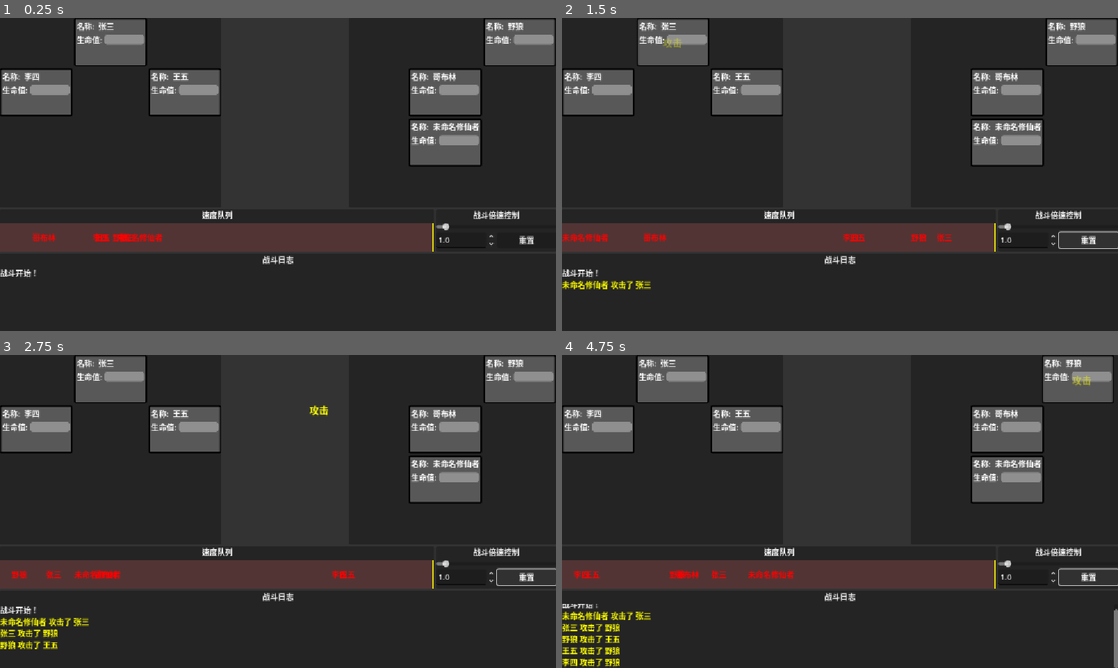
Above: before the commit, frames 1-4 (two rows, left to right).
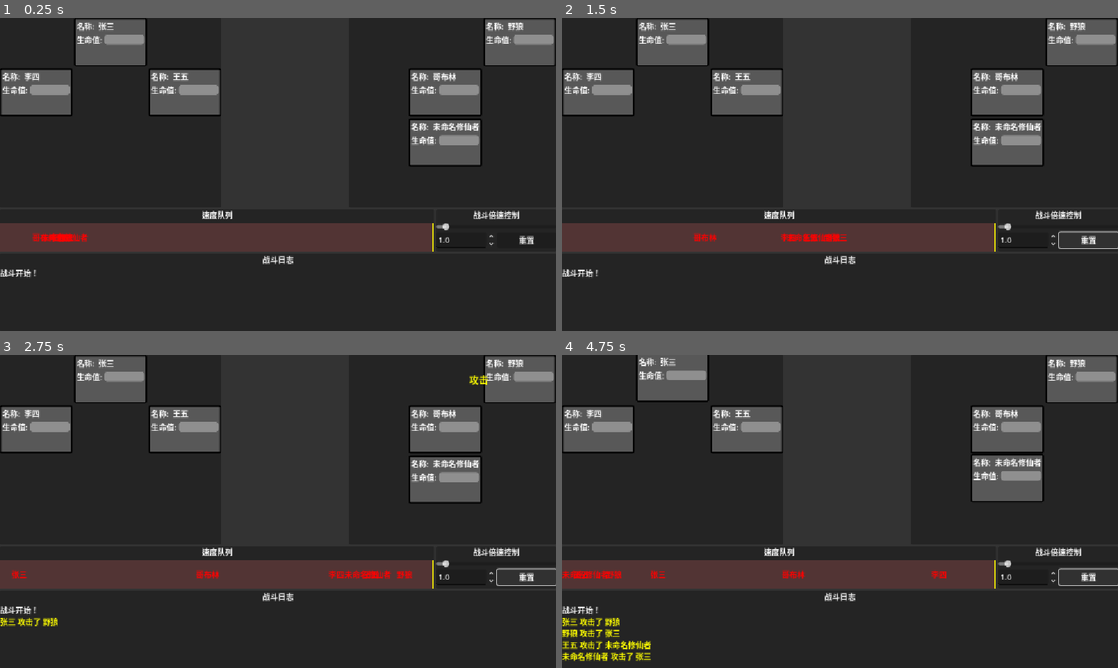
Above: after the commit, the same moments.

Repository: sevenyjl/Cultivation-Game
Game: Godot game, scene res://tscns/main.tscn
Two runs of this game, one before a commit and one after it. Both use one fixed random seed, a clock stepped at 60 frames per second and the inputs below.
Inputs:
- Up to frame 1 (0.25 s): no input
- Up to frame 2 (1.5 s): click "重置" at 0.5 s; click "重置" at 1.25 s
- Up to frame 3 (2.75 s): click "重置" at 2 s
- Up to frame 4 (4.75 s): no input

The runs differ from the first frame. In frame 1, 0.4% of the frame differs, in the area x 7-30%, y 68-72%; in frame 2, 1.3%; in frame 3, 1.5%; in frame 4, 4.1%, in the area x 0-100%, y 0-100%.

Commit message:
refactor(数值系统): 重构数值相关类并优化继承结构
将FixedValue和RangedValue统一继承自GrowthBase，提取公共方法get_current_value
移除CombatCultivation类，简化战斗相关逻辑
修改BaseCultivation使用新的数值类结构
更新UI组件以适应新的数值获取方式

Diff:
--- a/cultivation-godot/entity/Base修仙者.gd
+++ b/cultivation-godot/entity/Base修仙者.gd
@@ -17,7 +17,7 @@
 var hp_stats: RangedValue
 
 # 速度系统（使用固定值类管理）
-var speed_stats: FixedValue
+var speed_stats: RandomValue
 
 # 修炼境界
 enum CultivationRealm {
@@ -37,37 +37,21 @@
 
 func _init() -> void:
 	if hp_stats == null:
-		hp_stats = RangedValue.new(0, 100, 100, 20, 50, 10)
+		hp_stats = RangedValue.new()
+		hp_stats.min_value = 0
+		hp_stats.max_value = 100
+		hp_stats.current_value = 100
+		hp_stats.min_growth = 20
+		hp_stats.max_growth = 50
+		hp_stats.growth_factor = 10
 	if speed_stats == null:
-		speed_stats = FixedValue.new(10, 5, 15, 5)
-
-# 获取当前生命值
-func get_current_hp() -> float:
-	if hp_stats != null:
-		return hp_stats.get_value()
-	return 0
-
-# 设置当前生命值
-func set_current_hp(value: float) -> void:
-	if hp_stats != null:
-		hp_stats.set_value(value)
-
-# 获取最大生命值
-func get_max_hp() -> float:
-	if hp_stats != null:
-		return hp_stats.max_value
-	return 0
-
-# 获取速度值
-func get_speed() -> float:
-	if speed_stats != null:
-		return speed_stats.get_value()
-	return 10
-
-# 设置速度值
-func set_speed(value: float) -> void:
-	if speed_stats != null:
-		speed_stats.set_value(value)
+		speed_stats = RandomValue.new()
+		speed_stats.min_value = 10
+		speed_stats.max_value = 15
+		speed_stats.min_growth = 5
+		speed_stats.max_growth = 10
+		speed_stats.growth_factor = 5
+
 
 # 获取境界名称
 func get_realm_name() -> String:
@@ -108,7 +92,7 @@
 
 # 检查是否存活
 func is_alive() -> bool:
-	return get_current_hp() > 0
+	return hp_stats.get_current_value() > 0
 
 # 升级
 func level_up():
@@ -126,8 +110,8 @@
 	hp_stats.grow()  # 生命值随机成长
 	speed_stats.grow()  # 速度随机成长
 
-	# 恢复生命值
-	set_current_hp(get_max_hp())
+	# 生命值恢复到最大
+	hp_stats.current_value = hp_stats.max_value
 
 	print(name_str + " 修炼到 " + get_full_realm_name() + "！")
 
@@ -179,18 +163,9 @@
 		# 使用新的生命值系统
 		for i in range(15 * breakthrough_multiplier):
 			hp_stats.grow()
-
-		# 速度大幅提升
-		var base_speed_increase = 5 * breakthrough_multiplier
-		set_speed(get_speed() + base_speed_increase)
-
 		# 额外多次成长
 		for i in range(int(3 * breakthrough_multiplier)):
 			speed_stats.grow()
-
-		# 恢复生命值
-		set_current_hp(get_max_hp())
-
 		print("境界突破！属性大幅提升！")
 
 # 获取境界突破的属性提升倍数
--- a/cultivation-godot/entity/CombatCultivation.gd
+++ /dev/null
@@ -1,52 +0,0 @@
-class_name CombatCultivation extends BaseCultivation
-
-# 战斗修仙者类
-# 继承自基础修仙者，添加战斗相关属性和方法
-
-# 攻击力系统（使用范围值类管理，支持随机取值）
-var attack_stats: RangedValue
-
-func _init() -> void:
-	super()  # 调用父类初始化
-	if attack_stats == null:
-		attack_stats = RangedValue.new(5, 15, 10, 5, 15, 8)  # 初始攻击力范围5-15
-
-# 获取攻击力（随机值，在最小值和最大值之间）
-func get_attack() -> float:
-	if attack_stats != null:
-		return attack_stats.get_random_value()
-	return 10
-
-# 获取攻击力最小值
-func get_min_attack() -> float:
-	if attack_stats != null:
-		return attack_stats.min_value
-	return 5
-
-# 获取攻击力最大值
-func get_max_attack() -> float:
-	if attack_stats != null:
-		return attack_stats.max_value
-	return 15
-
-# 升级 - 重写父类方法
-func level_up():
-	super()  # 调用父类升级逻辑
-
-	# 如果没有突破境界（父类方法没有提前返回），添加攻击力成长
-	if attack_stats != null:
-		attack_stats.grow()
-
-# 突破境界 - 重写父类方法
-func breakthrough_realm():
-	if realm < CultivationRealm.DUDIE:
-		# 先记录原始突破倍数
-		var breakthrough_multiplier = get_breakthrough_multiplier()
-
-		# 调用父类突破逻辑
-		super()
-
-		# 添加攻击力大幅提升
-		if attack_stats != null:
-			for i in range(10 * breakthrough_multiplier):
-				attack_stats.grow()
--- a/cultivation-godot/entity/FixedValue.gd
+++ b/cultivation-godot/entity/FixedValue.gd
@@ -3,33 +3,11 @@
 # 固定值类，用于处理单一的数值型属性
 # 支持随机成长机制，但只有一个固定值而不是范围
 
-var value: float  # 当前值
-
-func _init(initial_value: float = 10.0, min_growth_val: float = 20.0, max_growth_val: float = 50.0, growth_fact: float = 10.0):
-	super(min_growth_val, max_growth_val, growth_fact)
-	value = roundf(initial_value * 100) / 100
-
-# 获取当前值
-func get_value() -> float:
-	return value
-
-# 设置当前值
-func set_value(new_value: float):
-	value = roundf(new_value * 100) / 100
-
 # 重写成长方法
 func grow() -> void:
 	# 调用父类方法更新成长因子
 	super.grow()
-
 	# 根据成长范围增加属性值
 	var growth_amount = randf_range(min_growth, max_growth)
-
 	# 更新当前值
-	value = roundf((value + growth_amount) * 100) / 100
-
-# 获取值信息
-func get_info() -> Dictionary:
-	var base_info = get_growth_info()
-	base_info["value"] = value
-	return base_info
+	current_value = roundf((current_value + growth_amount) * 100) / 100
--- a/cultivation-godot/entity/GrowthBase.gd
+++ b/cultivation-godot/entity/GrowthBase.gd
@@ -7,11 +7,10 @@
 var min_growth: float  # 最小成长值
 var max_growth: float  # 最大成长值
 var growth_factor: float  # 成长因子
+var current_value:float  # 当前值
 
-func _init(min_growth_val: float = 20.0, max_growth_val: float = 50.0, growth_fact: float = 10.0):
-	min_growth = roundf(min_growth_val * 100) / 100
-	max_growth = roundf(max_growth_val * 100) / 100
-	growth_factor = roundf(growth_fact * 100) / 100
+func get_current_value() -> float:
+	return current_value
 
 # 成长方法（需要子类实现具体逻辑）
 func grow() -> void:
@@ -21,11 +20,3 @@
 	# 更新成长范围
 	min_growth = roundf((min_growth + random_factor) * 100) / 100
 	max_growth = roundf((max_growth + (growth_factor - random_factor)) * 100) / 100
-
-# 获取成长信息
-func get_growth_info() -> Dictionary:
-	return {
-		"min_growth": min_growth,
-		"max_growth": max_growth,
-		"growth_factor": growth_factor
-	}
--- /dev/null
+++ b/cultivation-godot/entity/RandomValue.gd
@@ -0,0 +1,7 @@
+class_name RandomValue extends RangedValue
+
+func _init() -> void:
+	update_min_value = true
+
+func get_current_value() -> float:
+	return randf_range(min_value, max_value)
--- a/cultivation-godot/entity/RangedValue.gd
+++ b/cultivation-godot/entity/RangedValue.gd
@@ -5,26 +5,7 @@
 
 var min_value: float  # 最小值
 var max_value: float  # 最大值
-var current_value: float  # 当前值
-
-func _init(min_val: float = 0.0, max_val: float = 100.0, current_val: float = 100.0,
-	   min_growth_val: float = 20.0, max_growth_val: float = 50.0, growth_fact: float = 10.0):
-	super(min_growth_val, max_growth_val, growth_fact)
-	min_value = roundf(min_val * 100) / 100
-	max_value = roundf(max_val * 100) / 100
-	current_value = roundf(current_val * 100) / 100
-
-# 获取当前值
-func get_value() -> float:
-	return current_value
-
-# 随机获取范围内的值
-func get_random_value() -> float:
-	return roundf(randf_range(min_value, max_value) * 100) / 100
-
-# 设置当前值（保持在min和max之间）
-func set_value(value: float):
-	current_value = clamp(roundf(value * 100) / 100, min_value, max_value)
+var update_min_value: bool = false  # 是否更新最小值
 
 # 成长方法
 func grow() -> void:
@@ -33,19 +14,13 @@
 
 	# 根据新的成长范围增加属性值
 	var growth_amount = randf_range(min_growth, max_growth)
-
-	# 更新值范围
-	min_value = roundf((min_value + growth_amount) * 100) / 100
-	max_value = roundf((max_value + growth_amount) * 100) / 100
+	if update_min_value:
+		var tempData=randf_range(0, growth_amount/2)
+		min_value = roundf((min_value + tempData) * 100) / 100
+		max_value = roundf((max_value + growth_amount - tempData) * 100) / 100
+	else:
+		max_value = roundf((max_value + growth_amount) * 100) / 100
 
 	# 更新当前值（按比例增长）
 	var ratio = current_value / (max_value - growth_amount) if (max_value - growth_amount) != 0 else 1
 	current_value = roundf((max_value * ratio) * 100) / 100
-
-# 获取范围信息
-func get_range_info() -> Dictionary:
-	var base_info = get_growth_info()
-	base_info["min"] = min_value
-	base_info["max"] = max_value
-	base_info["current"] = current_value
-	return base_info
--- a/cultivation-godot/tscns/人员战斗信息组件.gd
+++ b/cultivation-godot/tscns/人员战斗信息组件.gd
@@ -14,8 +14,9 @@
 		return
 	name_label.text = character_data.name_str
 	# 更新进度条
-	if character_data.hp_stats.max_value > 0:
-		hp_progress_bar.value = (float(character_data.hp_stats.current_value) / float(character_data.hp_stats.max_value)) * 100.0
+	var hp_stats = character_data.hp_stats as RangedValue
+	if hp_stats.max_value > 0:
+		hp_progress_bar.value = (float(hp_stats.get_current_value()) / float(hp_stats.max_value)) * 100.0
 	else:
 		hp_progress_bar.value = 0.0
 
--- a/cultivation-godot/tscns/战斗UI.gd
+++ b/cultivation-godot/tscns/战斗UI.gd
@@ -215,7 +215,8 @@
 	name_label.horizontal_alignment = HORIZONTAL_ALIGNMENT_CENTER
 	# 使用字典存储name_label和character_component的映射
 	character_component_map[name_label] = character_component
-	var speed = character_data.speed_stats.get_value()
+	var speed_stats=character_data.speed_stats as RandomValue
+	var speed = speed_stats.get_current_value()
 	if 基础速度 == 0:
 		基础速度 = speed
 	else:
@@ -260,7 +261,7 @@
 					# 触发攻击
 					开始攻击(character_data)
 					# 重置速度
-					i.set_meta("speed_data", character_data.speed_stats.get_value())
+					i.set_meta("speed_data", character_data.speed_stats.get_current_value())
 					# 重置位置到左边起点
 					i.position.x = CharacterNamesContainer.position.x
 
Not shown, added: cultivation-godot/entity/RandomValue.gd.uid
